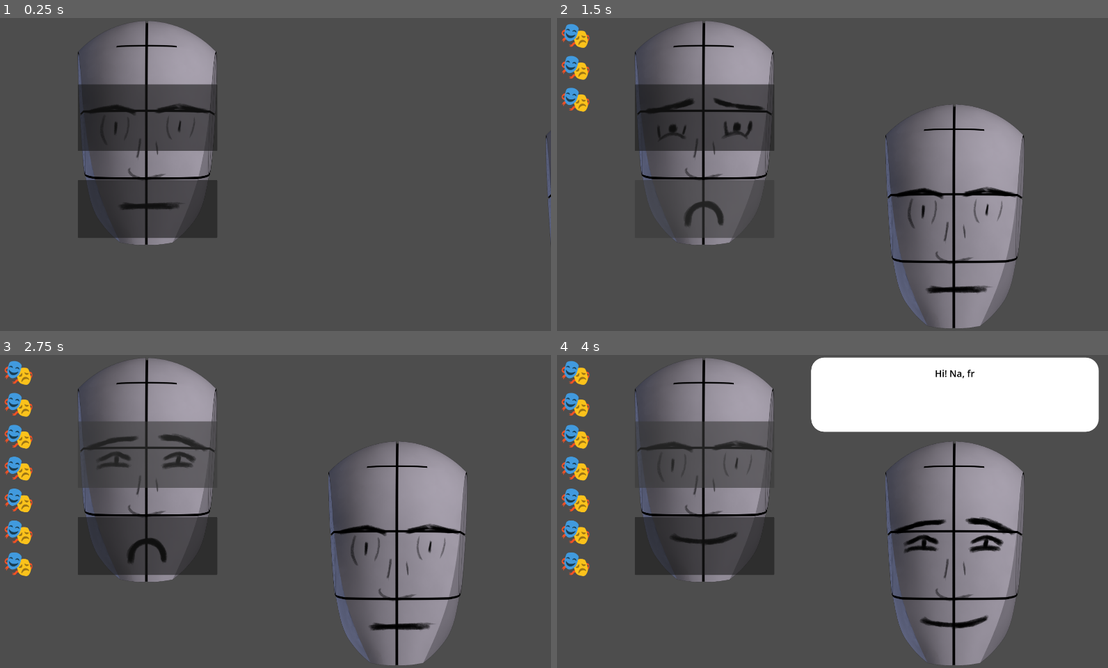
Above: before the commit, frames 1-4 (two rows, left to right).
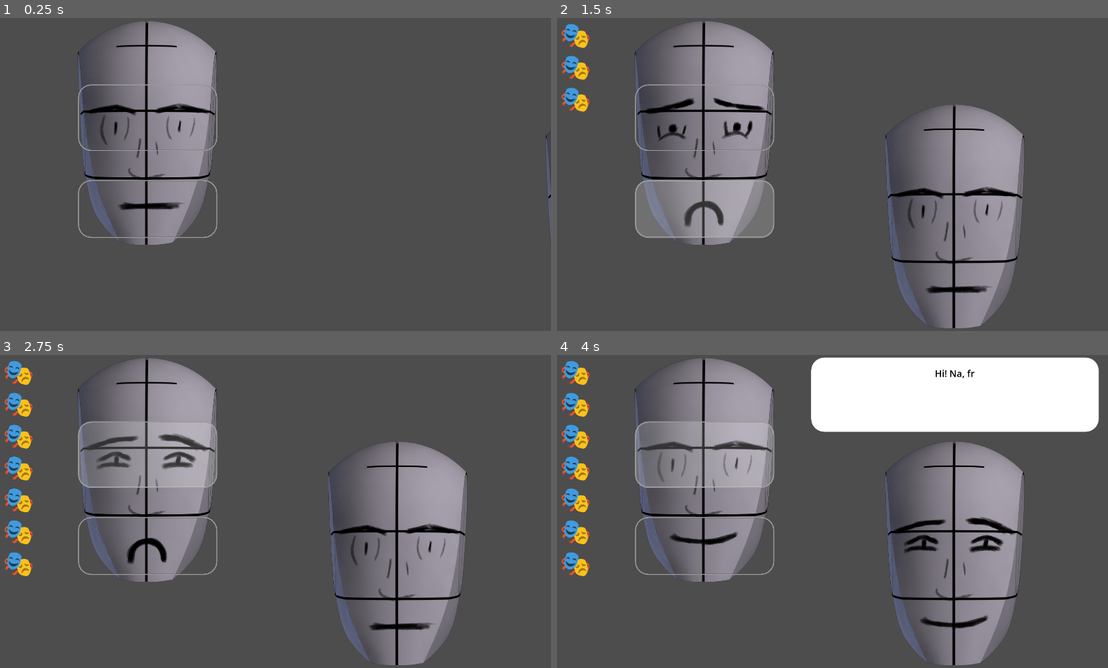
Above: after the commit, the same moments.

Repository: njamster/masking
Game: Godot game, scene res://levels/level_01.tscn
Same seed, same stepped clock (60 frames per second), same inputs: the game is played once before the commit and once after it.
Inputs (mouse positions are in pixels of both pictures, inside the frame that each line leads up to):
- Up to frame 1 (0.25 s): no input
- Up to frame 2 (1.5 s): click (705, 118) at 0.5 s; click (705, 208) at 1.25 s
- Up to frame 3 (2.75 s): click (148, 455) at 2 s
- Up to frame 4 (4 s): click (705, 545) at 2.75 s; click (705, 455) at 3.5 s

The runs differ from the first frame. In frame 1, 9.3% of the frame differs, in the area x 14-40%, y 21-71%; in frame 2, 9.1%; in frame 3, 9.1%; in frame 4, 9.4%.

Commit message:
Improve StyleBox for changing facial expression

Diff:
--- a/face/face.tscn
+++ b/face/face.tscn
@@ -5,6 +5,57 @@
 [ext_resource type="Texture2D" uid="uid://cr0okcojjs71k" path="res://face/images/nose.png" id="3_vuo0k"]
 [ext_resource type="Texture2D" uid="uid://cppuhptuo5lub" path="res://face/images/eyes_neutral.png" id="3_vxr1s"]
 [ext_resource type="Texture2D" uid="uid://drribuy3pmddo" path="res://face/images/mouth_neutral.png" id="5_ke48r"]
+
+[sub_resource type="StyleBoxFlat" id="StyleBoxFlat_vuo0k"]
+content_margin_left = 4.0
+content_margin_top = 4.0
+content_margin_right = 4.0
+content_margin_bottom = 4.0
+bg_color = Color(0.101960786, 0.101960786, 0.101960786, 0)
+border_width_left = 4
+border_width_top = 4
+border_width_right = 4
+border_width_bottom = 4
+border_color = Color(0.6, 0.6, 0.6, 1)
+corner_radius_top_left = 45
+corner_radius_top_right = 45
+corner_radius_bottom_right = 45
+corner_radius_bottom_left = 45
+corner_detail = 5
+
+[sub_resource type="StyleBoxFlat" id="StyleBoxFlat_vxr1s"]
+content_margin_left = 4.0
+content_margin_top = 4.0
+content_margin_right = 4.0
+content_margin_bottom = 4.0
+bg_color = Color(1, 1, 1, 0.4)
+border_width_left = 4
+border_width_top = 4
+border_width_right = 4
+border_width_bottom = 4
+border_color = Color(0.6, 0.6, 0.6, 1)
+corner_radius_top_left = 45
+corner_radius_top_right = 45
+corner_radius_bottom_right = 45
+corner_radius_bottom_left = 45
+corner_detail = 5
+
+[sub_resource type="StyleBoxFlat" id="StyleBoxFlat_ke48r"]
+content_margin_left = 4.0
+content_margin_top = 4.0
+content_margin_right = 4.0
+content_margin_bottom = 4.0
+bg_color = Color(1, 1, 1, 0.2)
+border_width_left = 4
+border_width_top = 4
+border_width_right = 4
+border_width_bottom = 4
+border_color = Color(0.6, 0.6, 0.6, 1)
+corner_radius_top_left = 45
+corner_radius_top_right = 45
+corner_radius_bottom_right = 45
+corner_radius_bottom_left = 45
+corner_detail = 5
 
 [node name="Face" type="TextureRect" unique_id=906766418]
 size_flags_vertical = 3
@@ -67,6 +118,10 @@
 offset_right = 240.5
 offset_bottom = 450.0
 grow_horizontal = 2
+mouse_default_cursor_shape = 2
+theme_override_styles/normal = SubResource("StyleBoxFlat_vuo0k")
+theme_override_styles/pressed = SubResource("StyleBoxFlat_vxr1s")
+theme_override_styles/hover = SubResource("StyleBoxFlat_ke48r")
 
 [node name="ChangeMouth" type="Button" parent="." unique_id=433537918]
 layout_mode = 1
@@ -78,3 +133,7 @@
 offset_right = 240.5
 offset_bottom = 750.0
 grow_horizontal = 2
+mouse_default_cursor_shape = 2
+theme_override_styles/normal = SubResource("StyleBoxFlat_vuo0k")
+theme_override_styles/pressed = SubResource("StyleBoxFlat_vxr1s")
+theme_override_styles/hover = SubResource("StyleBoxFlat_ke48r")
